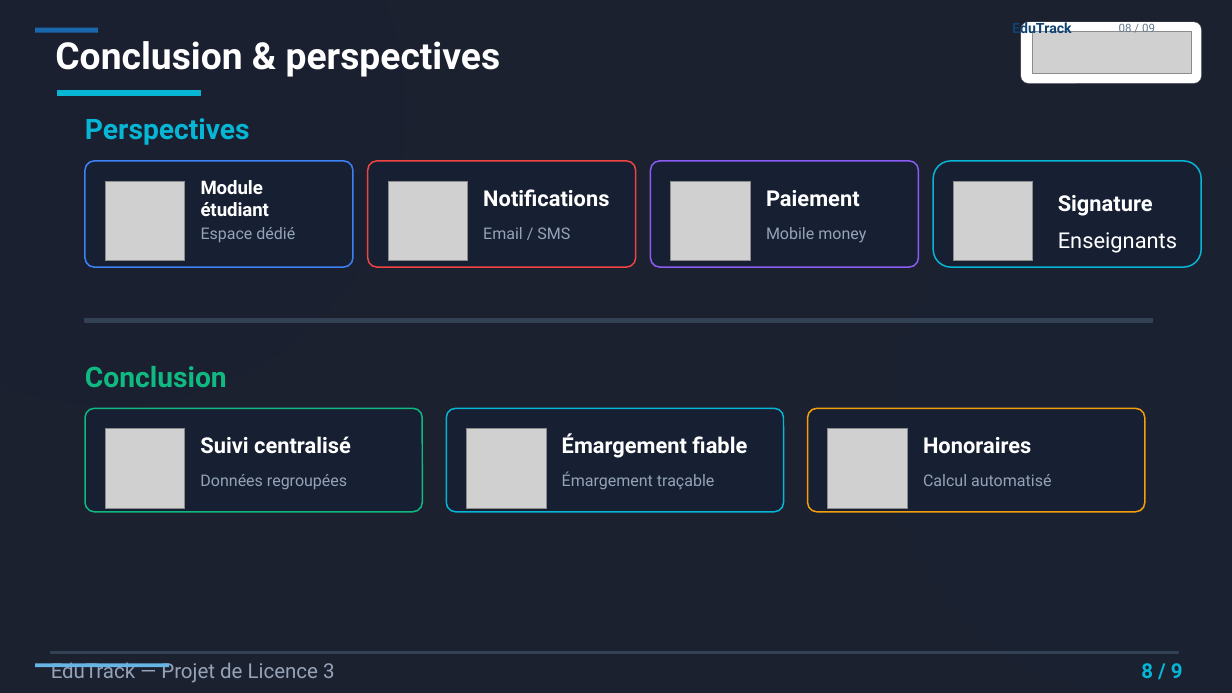
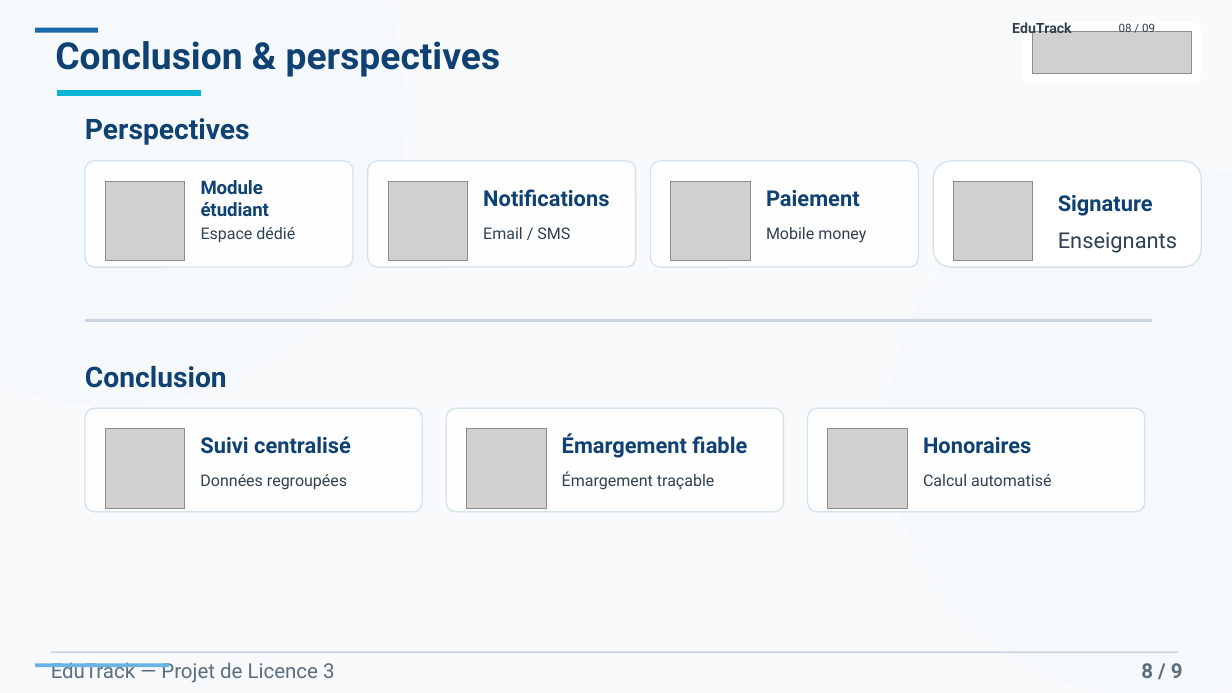
Before and after one commit to moussa7006/suivi-pedagogique-system, a slide deck: slide 8 of MEMOIRE/La finalisima present_V11.pptx. Drawn at 1232x693 pixels with LibreOffice and Linux fonts; fonts in the diff are those of the drawing; grey boxes stand for pictures. Boxes give left, top, right and bottom in pixels: in the first picture for what was removed or moved away, otherwise in the second. Text is boxed around its words. In the diff, an @@ line names an element or a change of style, - is before the commit and + after.

```diff
--- a/MEMOIRE/La finalisima present_V11.pptx
+++ b/MEMOIRE/La finalisima present_V11.pptx
@@ rectangle at [0, 0, 1232, 693]: fill #0B1121 at 93% opacity to #F8FAFC at 93% opacity @@
@@ text "EduTrack" at [1012, 20, 1072, 38]: text colour #0F4272 to #304152 @@
@@ text "08 / 09" at [1119, 21, 1155, 32]: text colour #657A8C to #304152 @@
@@ text "Perspectives" at [85, 118, 250, 145]: text colour #06B6D4 to #0F4272 @@
@@ rounded rectangle at [85, 161, 353, 267]: fill #172033 at 96% opacity to #FFFFFF at 96% opacity; outline #3B82F6 1.15 pt to #D3E2EC 1 pt @@
@@ rounded rectangle at [368, 161, 636, 267]: fill #172033 at 96% opacity to #FFFFFF at 96% opacity; outline #EF4444 1.15 pt to #D3E2EC 1 pt @@
@@ rounded rectangle at [651, 161, 919, 267]: fill #172033 at 96% opacity to #FFFFFF at 96% opacity; outline #8B5CF6 1.15 pt to #D3E2EC 1 pt @@
@@ rounded rectangle at [933, 161, 1202, 267]: fill #172033 to #FFFFFF; outline #06B6D4 1.15 pt to #D3E2EC 1 pt @@
@@ text colour #FFFFFF to #0F4272 in 8 elements at [55, 41, 500, 77], [200, 436, 351, 454], [562, 433, 747, 458], [923, 437, 1031, 454], [201, 180, 269, 216], [483, 189, 609, 207], [766, 190, 860, 207], [1058, 195, 1153, 216] @@
@@ text colour #94A3B8 to #304152 in 6 elements at [200, 474, 347, 490], [562, 472, 715, 490], [923, 474, 1051, 486], [201, 227, 295, 243], [483, 227, 570, 239], [766, 227, 866, 243] @@
@@ text "Enseignants" at [1058, 232, 1177, 253]: text colour #FFFFFF to #304152 @@
@@ rectangle at [85, 319, 1153, 323]: fill #334155 to #CBD5E1; outline #334155 1 pt to none @@
@@ text "Conclusion" at [85, 366, 227, 388]: text colour #10B981 to #0F4272 @@
@@ rounded rectangle at [85, 409, 422, 512]: fill #172033 at 96% opacity to #FFFFFF at 96% opacity; outline #10B981 1.15 pt to #D3E2EC 1 pt @@
@@ rounded rectangle at [446, 409, 784, 512]: fill #172033 at 96% opacity to #FFFFFF at 96% opacity; outline #06B6D4 1.15 pt to #D3E2EC 1 pt @@
@@ rounded rectangle at [808, 409, 1145, 512]: fill #172033 at 96% opacity to #FFFFFF at 96% opacity; outline #F59E0B 1.15 pt to #D3E2EC 1 pt @@
@@ rectangle at [51, 652, 1178, 653]: fill #334155 to #CBD5E1; outline #334155 1 pt to none @@
@@ text "EduTrack — Projet de Licence ..." at [51, 662, 335, 683]: text colour #94A3B8 to #5A6E80 @@
@@ text "8 / 9" at [1141, 663, 1183, 678]: text colour #06B6D4 to #5A6E80 @@
```
Also in this commit, not shown: 7 other slides changed, 5 other files.
